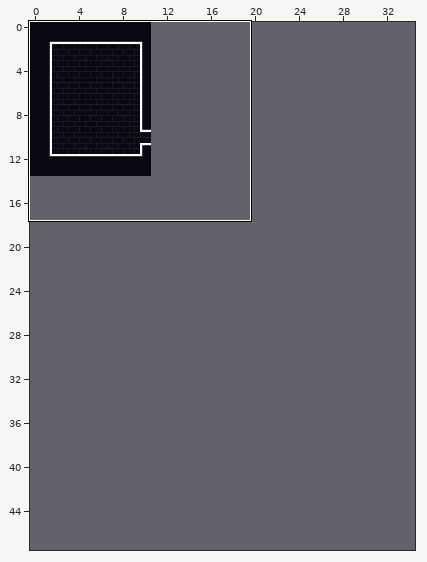
Tiled map: assets/TILED/starter_dungeon.tmx. Above, an overview of the earlier version with the close-up marked.
Close-up. Before the edit:
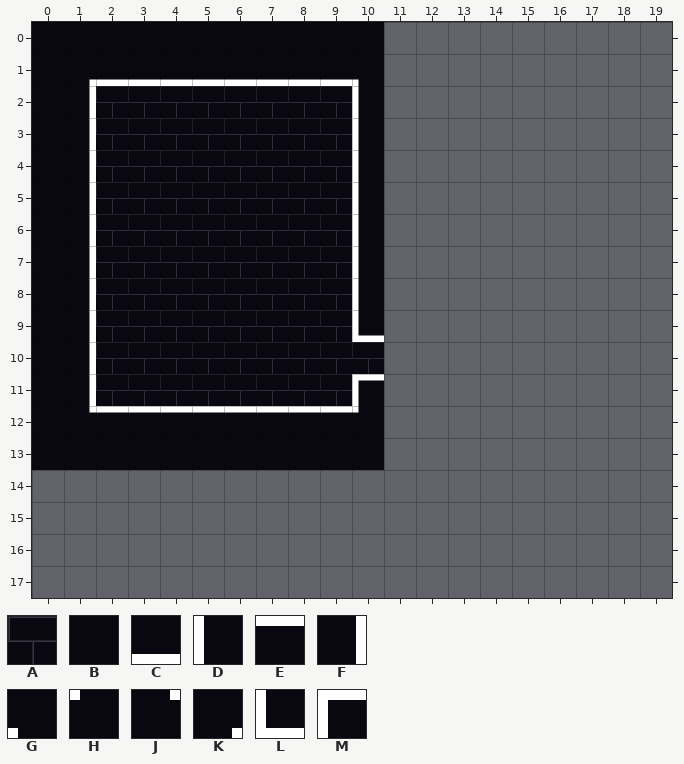
Cells are 50x50 px. Shown: x 0..19, y 0..17. The commit also changed other parts of the map, which this record leaves out. The old version is drawn lined up with the new one.
Key: from "tilesheet": A 0, B 1, C 2, D 3, E 4, F 5, G 10, H 11, J 12, K 13, L 14, M 15.
_ is an empty cell.
Layer "Tile Layer 1" before, first column x 0:
 0 BBBBBBBBBBB_________
 1 BKCCCCCCCCG_________
 2 BFAAAAAAAAD_________
 3 BFAAAAAAAAD_________
 4 BFAAAAAAAAD_________
 5 BFAAAAAAAAD_________
 6 BFAAAAAAAAD_________
 7 BFAAAAAAAAD_________
 8 BFAAAAAAAAD_________
 9 BFAAAAAAAAL_________
10 BFAAAAAAAAA_________
11 BFAAAAAAAAM_________
12 BJEEEEEEEEH_________
13 BBBBBBBBBBB_________
14 ____________________
15 ____________________
16 ____________________
17 ____________________
Once edited:
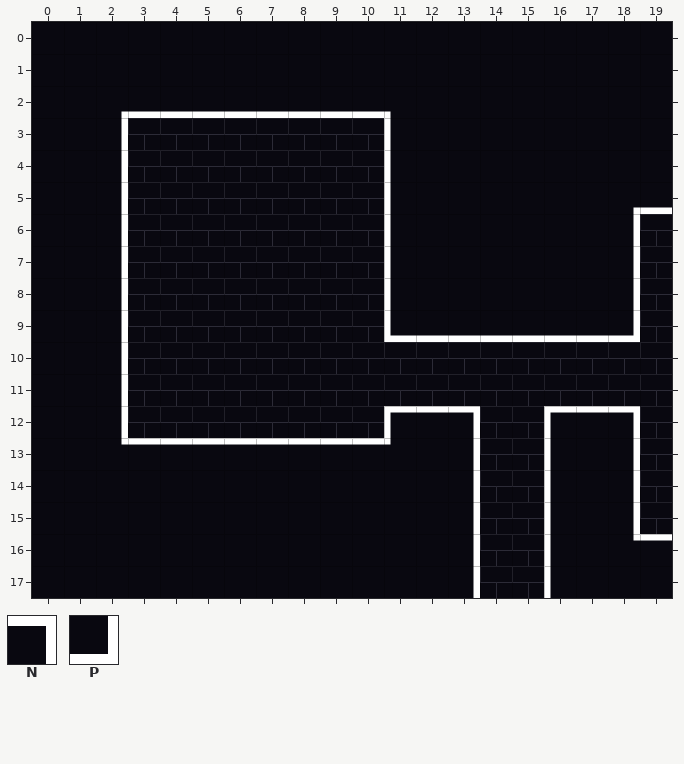
Further tiles: from "tilesheet": N 16, P 17.
The edit:
Changed rows in their new state; . is an unchanged cell.
map size 100x100 -> 35x48 cells
Layer "Tile Layer 1":
first column x 0:
 0 ...........BBBBBBBBB
 1 .BBBBBBBBBBBBBBBBBBB
 2 .BKCCCCCCCCGBBBBBBBB
 3 .BF.......ADBBBBBBBB
 4 .BF.......ADBBBBBBBB
 5 .BF.......ADBBBBBBKC
 6 .BF.......ADBBBBBBFA
 7 .BF.......ADBBBBBBFA
 8 .BF.......ADBBBBBBFA
 9 .BF.......ALCCCCCCPA
10 .BF........AAAAAAAAA
11 .BF.......AAAAAAAAAA
12 .BFAAAAAAAAMENAAMENA
13 ..JEEEEEEEEHBFAADBFA
14 BBBBBBBBBBBBBFAADBFA
15 BBBBBBBBBBBBBFAADBFA
16 BBBBBBBBBBBBBFAADBJE
17 BBBBBBBBBBBBBFAADBBB
